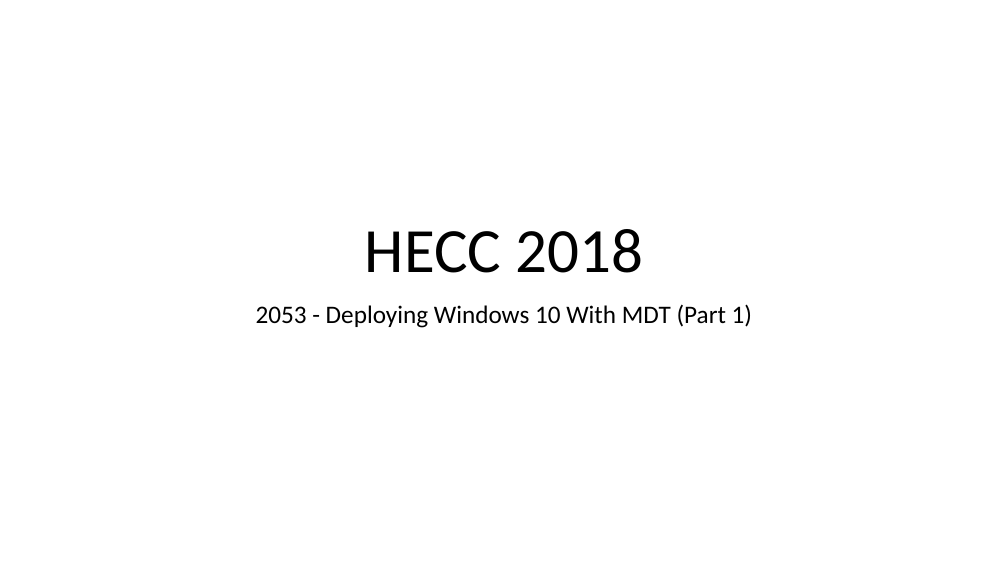
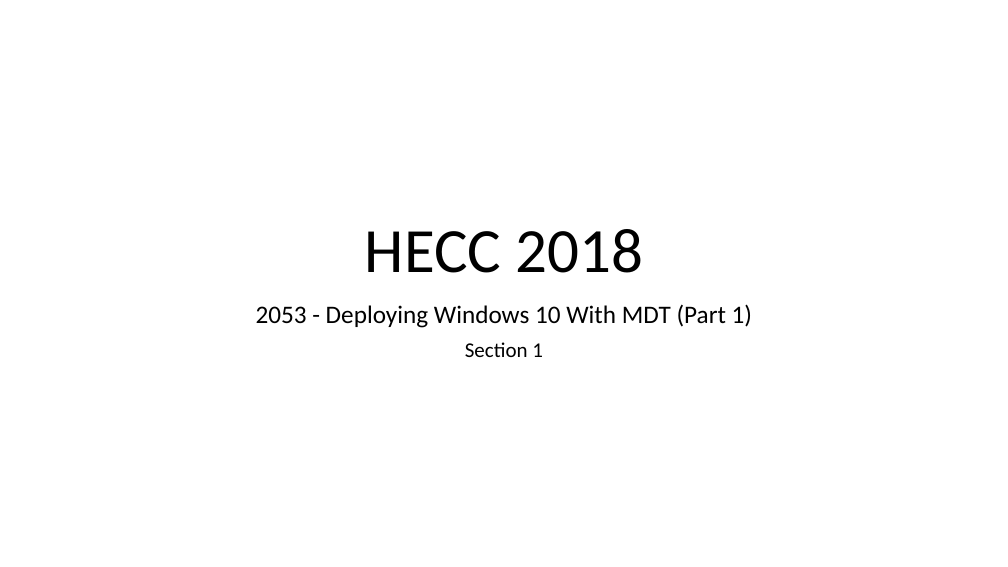
Before and after one commit to fydexx/HECC-2018, a slide deck: slide 1 of Part_01/Section01.pptx. Drawn at 1008x567 pixels with LibreOffice and Linux fonts; fonts in the diff are those of the drawing. Boxes give left, top, right and bottom in pixels: in the first picture for what was removed or moved away, otherwise in the second. Text is boxed around its words. In the diff, an @@ line names an element or a change of style, - is before the commit and + after.

```diff
--- a/Part_01/Section01.pptx
+++ b/Part_01/Section01.pptx
@@ subtitle at (x1=465, y1=342, x2=543, y2=357): paragraph added @@
+Section 1
```
Also in this commit, not shown: 1 other slide changed, 3 slides added.
